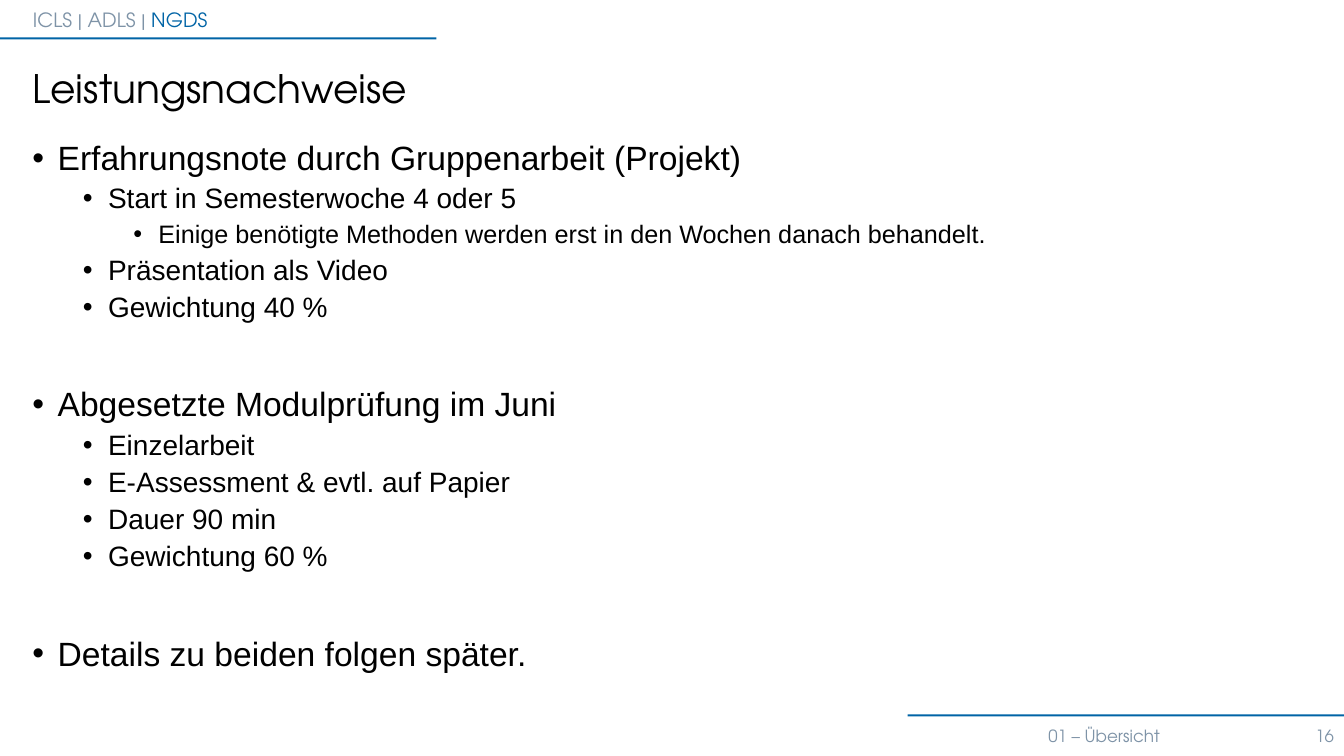
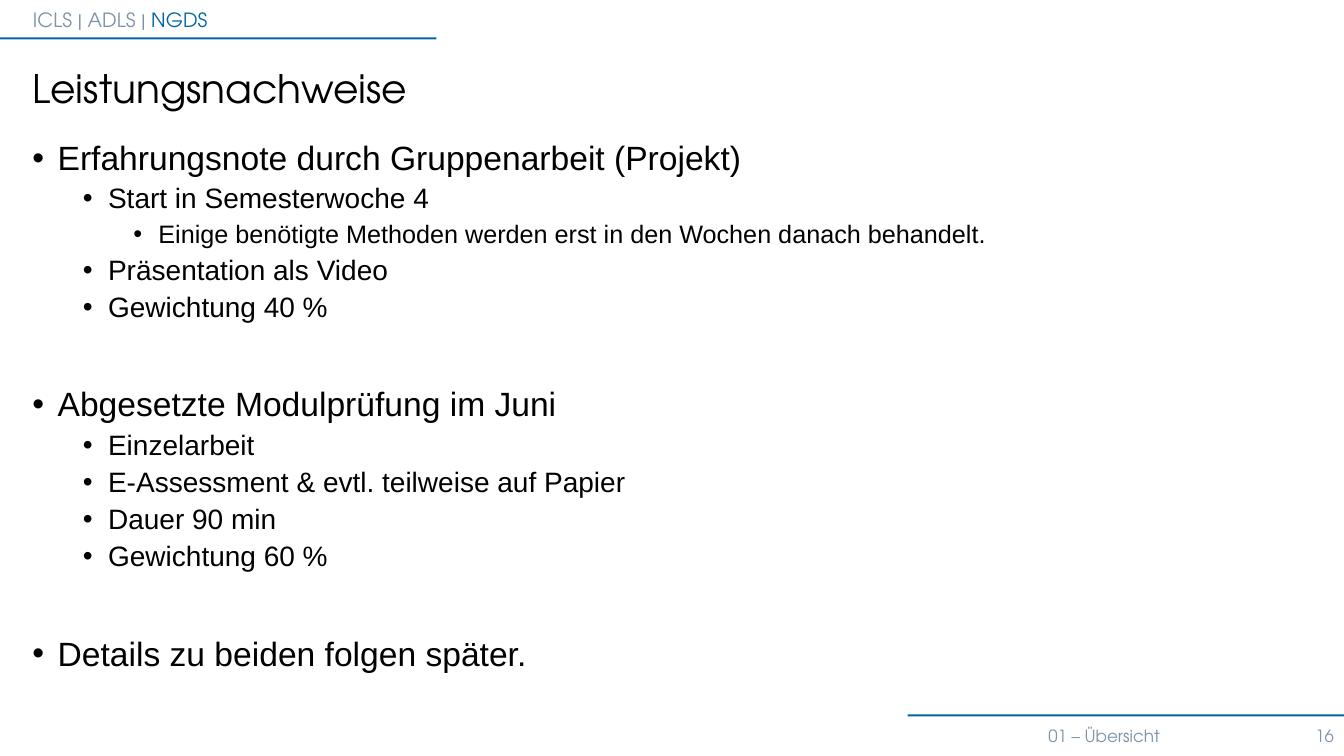
Before and after one commit to hols-zhaw/zhaw-adls-numerische-grundlagen, a slide deck: slide 16 of 00_Uebersicht/Uebersicht.pptx. Drawn at 1344x756 pixels with LibreOffice and Linux fonts; fonts in the diff are those of the drawing; background and template pictures are left out. Boxes give left, top, right and bottom in pixels: in the first picture for what was removed or moved away, otherwise in the second. Text is boxed around its words. In the diff, an @@ line names an element or a change of style, - is before the commit and + after.

```diff
--- a/00_Uebersicht/Uebersicht.pptx
+++ b/00_Uebersicht/Uebersicht.pptx
@@ text at bbox=[108, 187, 429, 209]: text changed @@
-  • Start in Semesterwoche 4 oder 5
+  • Start in Semesterwoche 4
@@ text at bbox=[108, 471, 625, 497]: text changed @@
-  • E-Assessment & evtl. auf Papier
+  • E-Assessment & evtl. teilweise auf Papier
```
Also in this commit, not shown: 4 other slides changed, 5 other files.
